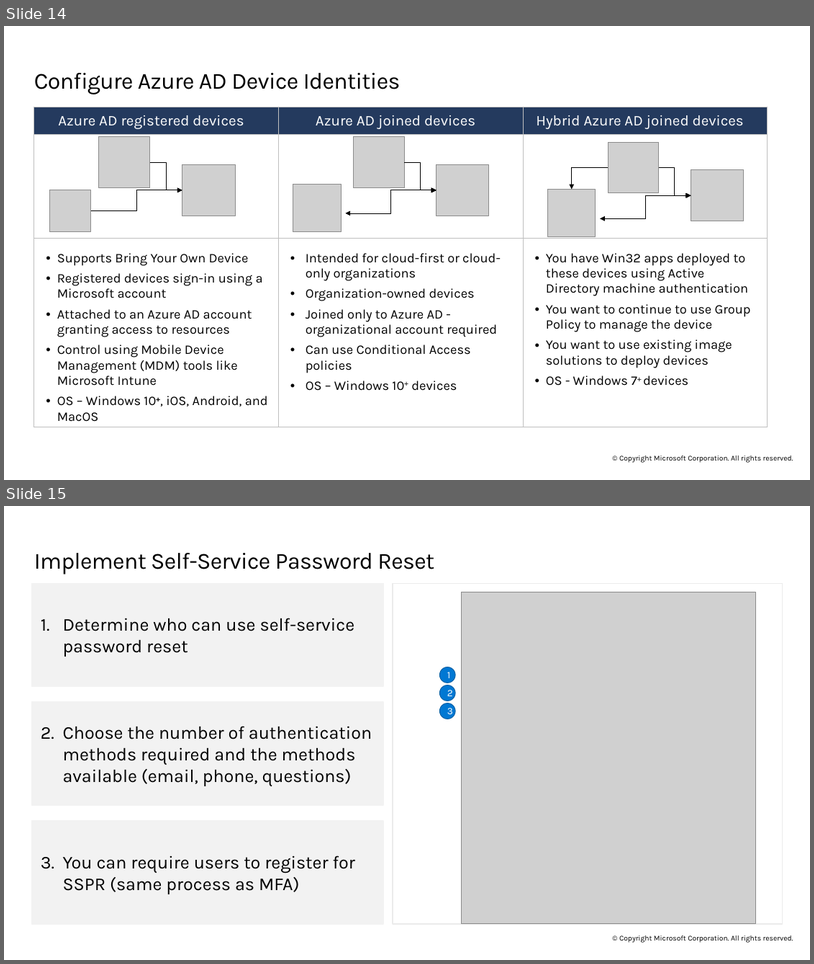
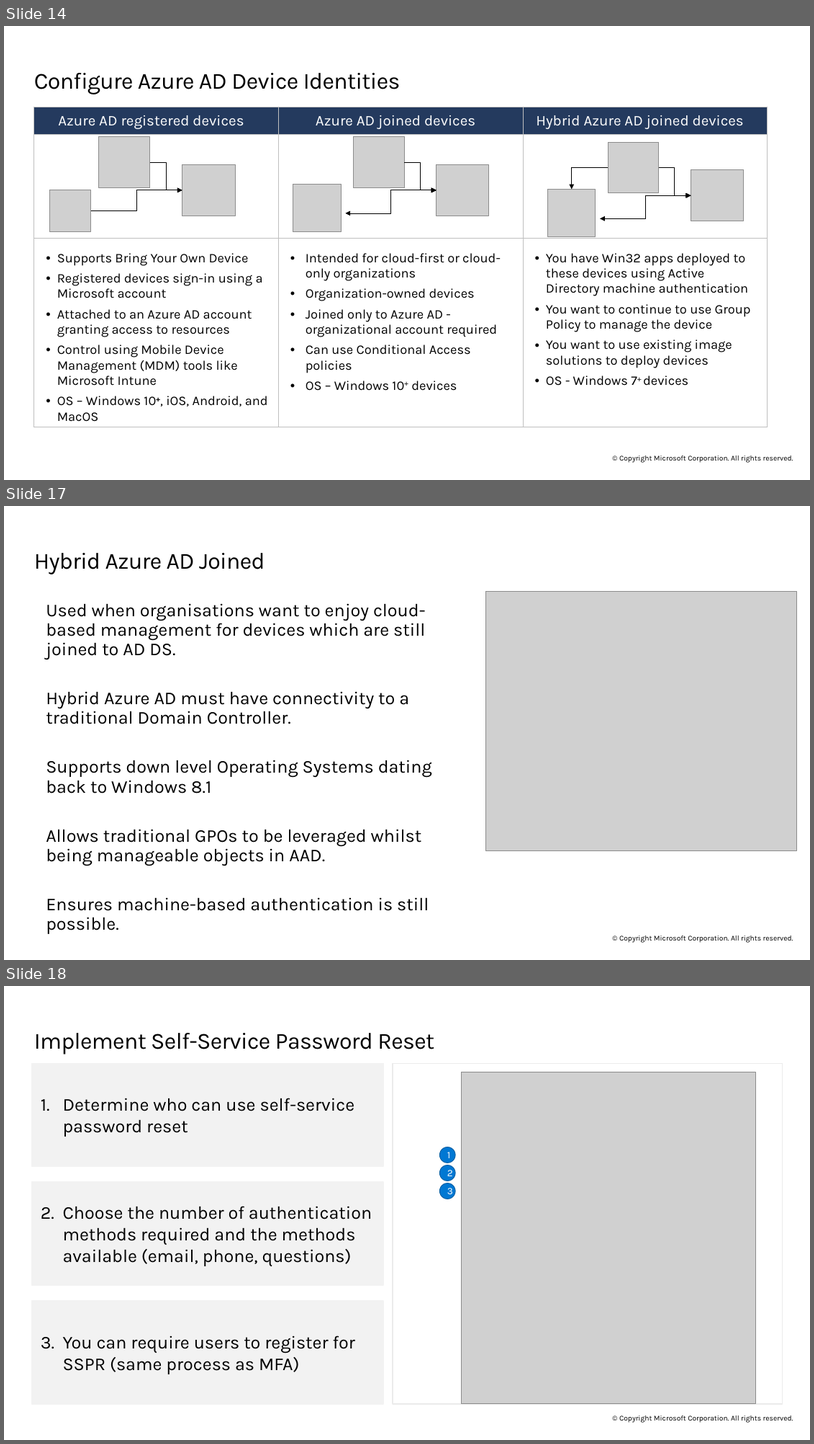
Before and after one commit to ryanpbetts/az-104-material, a slide deck: Slides/AZ-104T00A-ENU-PowerPoint_01 - done.pptx. Shown one above the other, each under a label of ours: slides 14 and 15 before the commit, slides 14, 17 and 18 after it; the slides between them are not shown. The pictures are 814x964 and 814x1444 pixels, drawn with LibreOffice and Linux fonts; fonts in the diff are those of the drawing; grey boxes stand for pictures. Boxes give left, top, right and bottom in pixels: in the first picture for what was removed or moved away, otherwise in the second. Text is boxed around its words. In the diff, an @@ line names an element or a change of style, - is before the commit and + after.

```diff
--- a/Slides/AZ-104T00A-ENU-PowerPoint_01 - done.pptx
+++ b/Slides/AZ-104T00A-ENU-PowerPoint_01 - done.pptx
@@ slide 17 added at box(4, 506, 810, 960), background #FFFFFF; not listed: 1 template element that a slide beside it also shows @@
@@ title added at box(34, 553, 265, 574), 28 pt, text #000000 @@
+Hybrid Azure AD Joined
@@ picture added at box(486, 592, 797, 850) @@
@@ text added at box(46, 603, 432, 934), 22 pt, text #000000 @@
+Used when organisations want to enjoy cloud-based management for devices which are still joined to AD DS.
+Hybrid Azure AD must have connectivity to a traditional Domain Controller.
+Supports down level Operating Systems dating back to Windows 8.1
+Allows traditional GPOs to be leveraged whilst being manageable objects in AAD.
+Ensures machine-based authentication is still possible.
@@ what was slide 15 is now slide 18 @@
```
Also in this commit, not shown: 2 other slides added, 3 other files.
